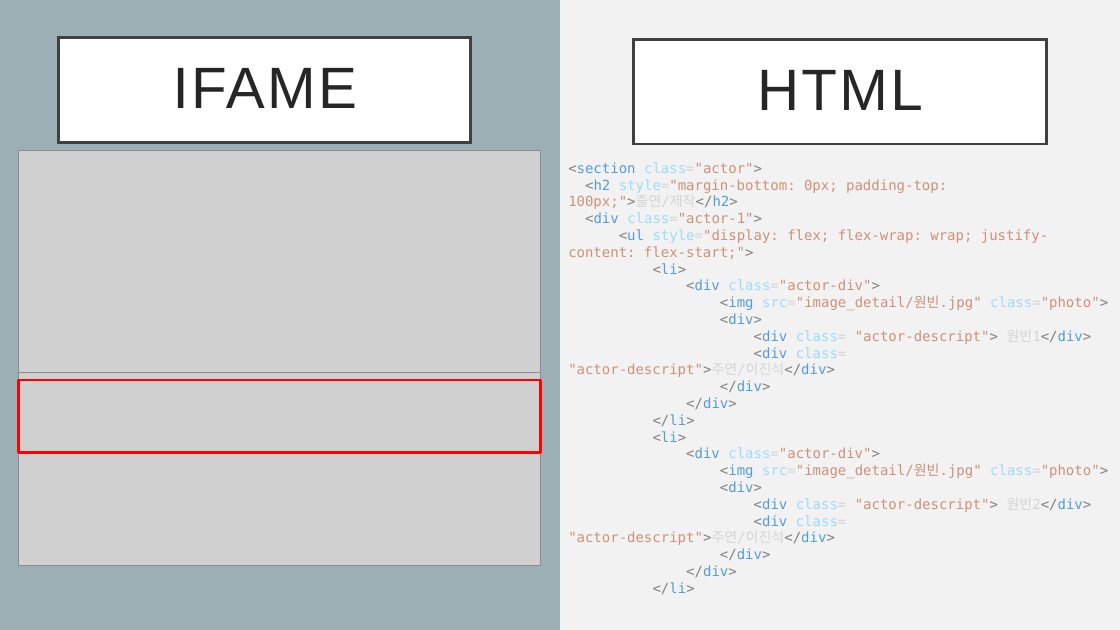
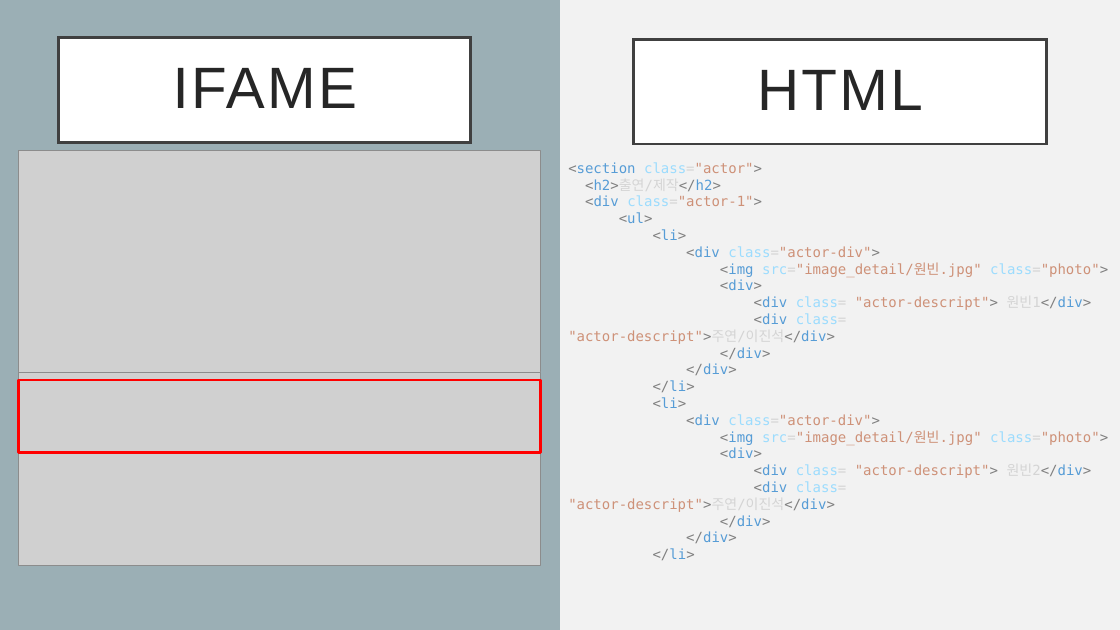
Before and after one commit to gyudong0908/practice_html, a slide deck: slide 8 of HTML + CSS 웹 사이트.pptx. Drawn at 1120x630 pixels with LibreOffice and Linux fonts; fonts in the diff are those of the drawing; grey boxes stand for pictures. Boxes give left, top, right and bottom in pixels: in the first picture for what was removed or moved away, otherwise in the second. Text is boxed around its words. In the diff, an @@ line names an element or a change of style, - is before the commit and + after.

```diff
--- a/HTML + CSS 웹 사이트.pptx
+++ b/HTML + CSS 웹 사이트.pptx
@@ text at <box>585,179,721,191</box>: text changed; text colour #CE9178 to #808080 @@
-<h2 style="margin-bottom: 0px; padding-top: 100px;">출연/제작</h2>
+<h2>출연/제작</h2>
@@ text at <box>619,212,653,223</box>: text changed; text colour #CE9178 to #808080 @@
-<ul style="display: flex; flex-wrap: wrap; justify-content: flex-start;">
+<ul>
```
Also in this commit, not shown: 5 other slides changed.
